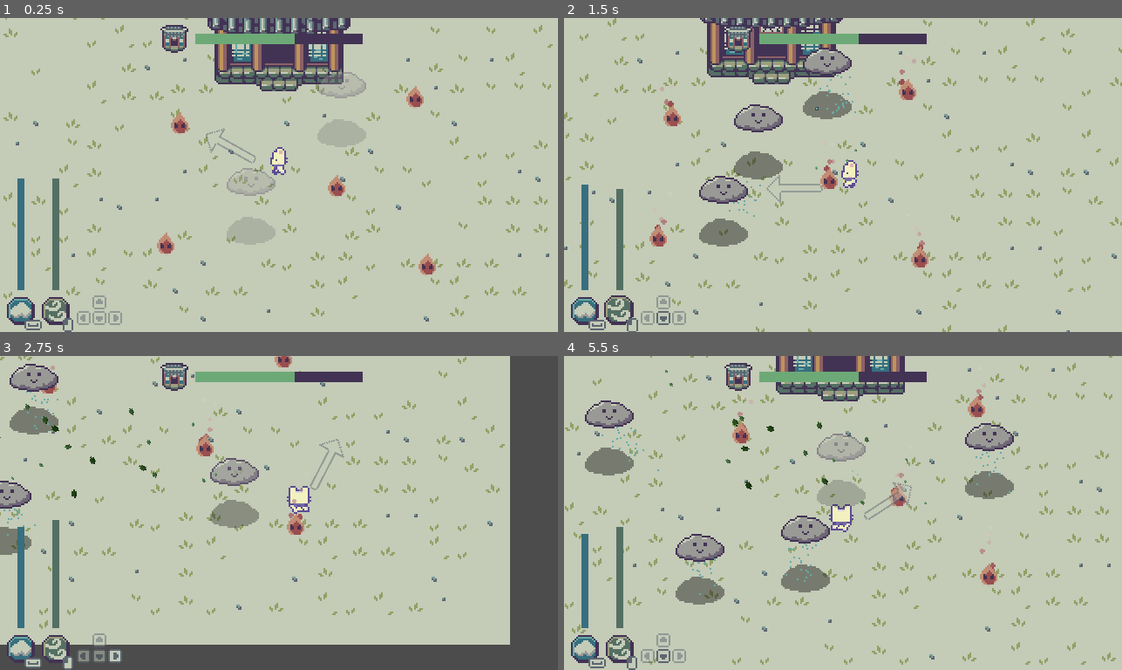
Above: before the commit, frames 1-4 (two rows, left to right).
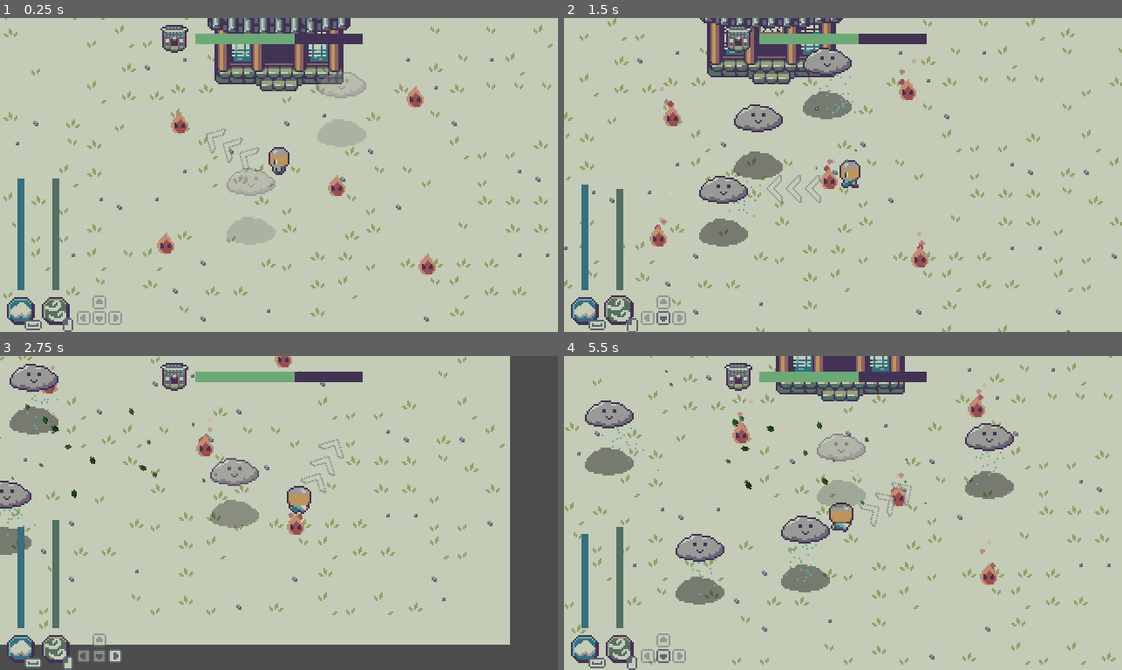
Above: after the commit, the same moments.

Repository: Boyquotes/cloud-keeper
Game: Godot game, scene res://Main.tscn
Same seed, same stepped clock (60 frames per second), same inputs: the game is played once before the commit and once after it.
Inputs (mouse positions are in pixels of both pictures, inside the frame that each line leads up to):
- Up to frame 1 (0.25 s): no input
- Up to frame 2 (1.5 s): move the mouse to (965, 159) at 0.52 s; hold D (move_right) 0.53-1.28 s; tap Space (spawn_cloud) at 0.6 s; move the mouse to (731, 190) at 1.27 s; hold S (move_down) from 1.28 s (still down); click (731, 190) at 1.35 s
- Up to frame 3 (2.75 s): move the mouse to (334, 443) at 2.02 s; release S (move_down) at 2.03 s; hold D (move_right) from 2.03 s (still down); tap Space (spawn_cloud) at 2.1 s
- Up to frame 4 (5.5 s): move the mouse to (815, 575) at 2.77 s; release D (move_right) at 2.78 s; hold W (move_up) 2.78-3.53 s; click (815, 575) at 2.85 s; move the mouse to (1010, 560) at 3.52 s; hold A (move_left) 3.53-5.03 s; tap Space (spawn_cloud) at 3.6, 5.1 s; move the mouse to (675, 465) at 4.27 s; click (675, 465) at 4.35 s; move the mouse to (870, 513) at 5.02 s; hold S (move_down) from 5.03 s (still down)

The runs differ from the first frame. In frame 1, 0.5% of the frame differs, in the area x 37-52%, y 35-50%; in frame 2, 0.5%; in frame 3, 0.5%; in frame 4, 0.6%, in the area x 47-62%, y 40-57%.

Commit message:
Added player sprites and animations

Diff:
--- a/src/scenes/player/Player.tscn
+++ b/src/scenes/player/Player.tscn
@@ -1,7 +1,7 @@
-[gd_scene load_steps=10 format=2]
+[gd_scene load_steps=14 format=2]
 
 [ext_resource path="res://scenes/player/Player.gd" type="Script" id=1]
-[ext_resource path="res://scenes/player/player_sprites.png" type="Texture" id=2]
+[ext_resource path="res://scenes/player/player_spritesheet.png" type="Texture" id=2]
 [ext_resource path="res://scenes/player/WindArea.tscn" type="PackedScene" id=3]
 
 [sub_resource type="CircleShape2D" id=6]
@@ -22,8 +22,8 @@
 "values": [ 2 ]
 }
 
-[sub_resource type="Animation" id=1]
-resource_name = "move_down"
+[sub_resource type="Animation" id=7]
+resource_name = "idle_down"
 length = 0.4
 loop = true
 tracks/0/type = "value"
@@ -36,11 +36,11 @@
 "times": PoolRealArray( 0, 0.2 ),
 "transitions": PoolRealArray( 1, 1 ),
 "update": 1,
-"values": [ 2, 3 ]
+"values": [ 0, 2 ]
 }
 
-[sub_resource type="Animation" id=3]
-resource_name = "move_left"
+[sub_resource type="Animation" id=10]
+resource_name = "idle_left"
 length = 0.4
 loop = true
 tracks/0/type = "value"
@@ -53,11 +53,11 @@
 "times": PoolRealArray( 0, 0.2 ),
 "transitions": PoolRealArray( 1, 1 ),
 "update": 1,
-"values": [ 10, 11 ]
+"values": [ 16, 18 ]
 }
 
 [sub_resource type="Animation" id=4]
-resource_name = "move_right"
+resource_name = "idle_right"
 length = 0.4
 loop = true
 tracks/0/type = "value"
@@ -70,11 +70,11 @@
 "times": PoolRealArray( 0, 0.2 ),
 "transitions": PoolRealArray( 1, 1 ),
 "update": 1,
-"values": [ 14, 15 ]
+"values": [ 24, 26 ]
 }
 
-[sub_resource type="Animation" id=5]
-resource_name = "move_up"
+[sub_resource type="Animation" id=8]
+resource_name = "idle_up"
 length = 0.4
 loop = true
 tracks/0/type = "value"
@@ -87,7 +87,75 @@
 "times": PoolRealArray( 0, 0.2 ),
 "transitions": PoolRealArray( 1, 1 ),
 "update": 1,
-"values": [ 6, 7 ]
+"values": [ 8, 10 ]
+}
+
+[sub_resource type="Animation" id=1]
+resource_name = "move_down"
+length = 0.8
+loop = true
+tracks/0/type = "value"
+tracks/0/path = NodePath("Sprite:frame")
+tracks/0/interp = 1
+tracks/0/loop_wrap = true
+tracks/0/imported = false
+tracks/0/enabled = true
+tracks/0/keys = {
+"times": PoolRealArray( 0, 0.1, 0.2, 0.3, 0.4, 0.5, 0.6, 0.7 ),
+"transitions": PoolRealArray( 1, 1, 1, 1, 1, 1, 1, 1 ),
+"update": 1,
+"values": [ 32, 33, 34, 35, 36, 37, 38, 39 ]
+}
+
+[sub_resource type="Animation" id=9]
+resource_name = "move_left"
+length = 0.8
+loop = true
+tracks/0/type = "value"
+tracks/0/path = NodePath("Sprite:frame")
+tracks/0/interp = 1
+tracks/0/loop_wrap = true
+tracks/0/imported = false
+tracks/0/enabled = true
+tracks/0/keys = {
+"times": PoolRealArray( 0, 0.1, 0.2, 0.3, 0.4, 0.5, 0.6, 0.7 ),
+"transitions": PoolRealArray( 1, 1, 1, 1, 1, 1, 1, 1 ),
+"update": 1,
+"values": [ 48, 49, 50, 51, 52, 53, 54, 55 ]
+}
+
+[sub_resource type="Animation" id=11]
+resource_name = "move_right"
+length = 0.8
+loop = true
+tracks/0/type = "value"
+tracks/0/path = NodePath("Sprite:frame")
+tracks/0/interp = 1
+tracks/0/loop_wrap = true
+tracks/0/imported = false
+tracks/0/enabled = true
+tracks/0/keys = {
+"times": PoolRealArray( 0, 0.1, 0.2, 0.3, 0.4, 0.5, 0.6, 0.7 ),
+"transitions": PoolRealArray( 1, 1, 1, 1, 1, 1, 1, 1 ),
+"update": 1,
+"values": [ 56, 57, 58, 59, 60, 61, 62, 63 ]
+}
+
+[sub_resource type="Animation" id=5]
+resource_name = "move_up"
+length = 0.8
+loop = true
+tracks/0/type = "value"
+tracks/0/path = NodePath("Sprite:frame")
+tracks/0/interp = 1
+tracks/0/loop_wrap = true
+tracks/0/imported = false
+tracks/0/enabled = true
+tracks/0/keys = {
+"times": PoolRealArray( 0, 0.1, 0.2, 0.3, 0.4, 0.5, 0.6, 0.7 ),
+"transitions": PoolRealArray( 1, 1, 1, 1, 1, 1, 1, 1 ),
+"update": 1,
+"values": [ 40, 41, 42, 43, 44, 45, 46, 47 ]
 }
 
 [node name="Player" type="KinematicBody2D" groups=["player"]]
@@ -99,15 +167,19 @@
 [node name="Sprite" type="Sprite" parent="."]
 position = Vector2( 0, -8 )
 texture = ExtResource( 2 )
-hframes = 4
-vframes = 4
+hframes = 8
+vframes = 8
 frame = 2
 
 [node name="AnimationPlayer" type="AnimationPlayer" parent="."]
 anims/RESET = SubResource( 2 )
+anims/idle_down = SubResource( 7 )
+anims/idle_left = SubResource( 10 )
+anims/idle_right = SubResource( 4 )
+anims/idle_up = SubResource( 8 )
 anims/move_down = SubResource( 1 )
-anims/move_left = SubResource( 3 )
-anims/move_right = SubResource( 4 )
+anims/move_left = SubResource( 9 )
+anims/move_right = SubResource( 11 )
 anims/move_up = SubResource( 5 )
 
 [node name="CameraPivot" type="Position2D" parent="."]
--- a/src/scenes/world/LeafParticles.tscn
+++ b/src/scenes/vfx/LeafParticles.tscn
@@ -1,7 +1,7 @@
 [gd_scene load_steps=8 format=2]
 
-[ext_resource path="res://scenes/world/leaf_particle.png" type="Texture" id=1]
-[ext_resource path="res://scenes/world/LeafParticles.gd" type="Script" id=2]
+[ext_resource path="res://scenes/vfx/leaf_particle.png" type="Texture" id=1]
+[ext_resource path="res://scenes/vfx/LeafParticles.gd" type="Script" id=2]
 
 [sub_resource type="Gradient" id=10]
 offsets = PoolRealArray( 0, 0.509677, 1 )
--- a/src/scenes/world/Particles.gd
+++ b/src/scenes/world/Particles.gd
@@ -1,6 +1,6 @@
 extends YSort
 
-var leaf_particles = preload("res://scenes/world/LeafParticles.tscn")
+var leaf_particles = preload("res://scenes/vfx/LeafParticles.tscn")
 
 # Called when the node enters the scene tree for the first time.
 func _ready() -> void:
Binary file removed: src/scenes/player/player_sprites.png
Binary file added: src/scenes/player/player_spritesheet.png
Not shown, changed: src/scenes/player/player_spritesheet.png.import
Binary file changed: src/scenes/player/wind_arrow.png
Renamed: src/scenes/world/LeafParticles.gd -> src/scenes/vfx/LeafParticles.gd
Renamed: src/scenes/world/leaf_particle.png -> src/scenes/vfx/leaf_particle.png
Not shown, changed: src/scenes/vfx/leaf_particle.png.import
